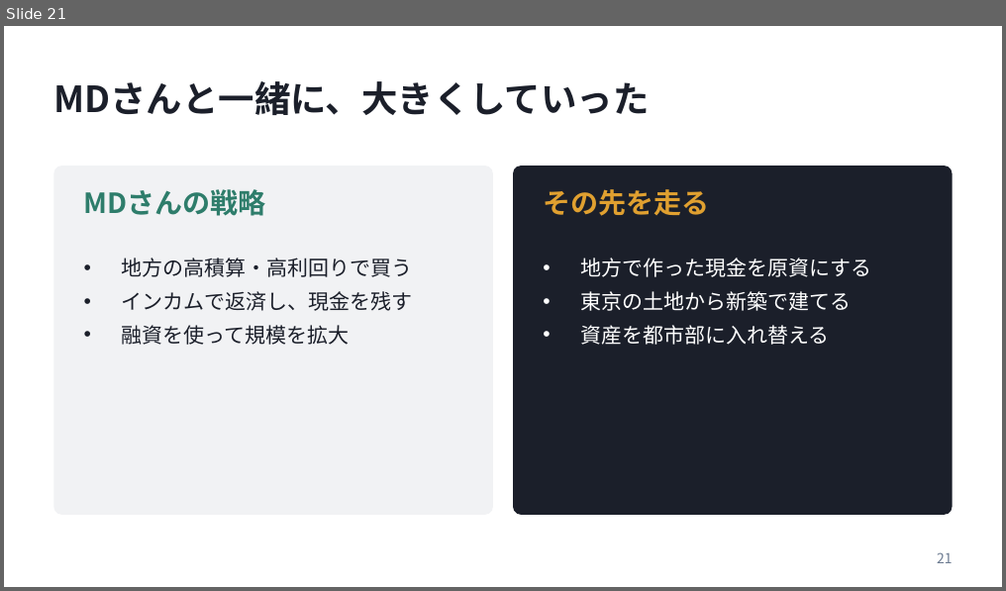
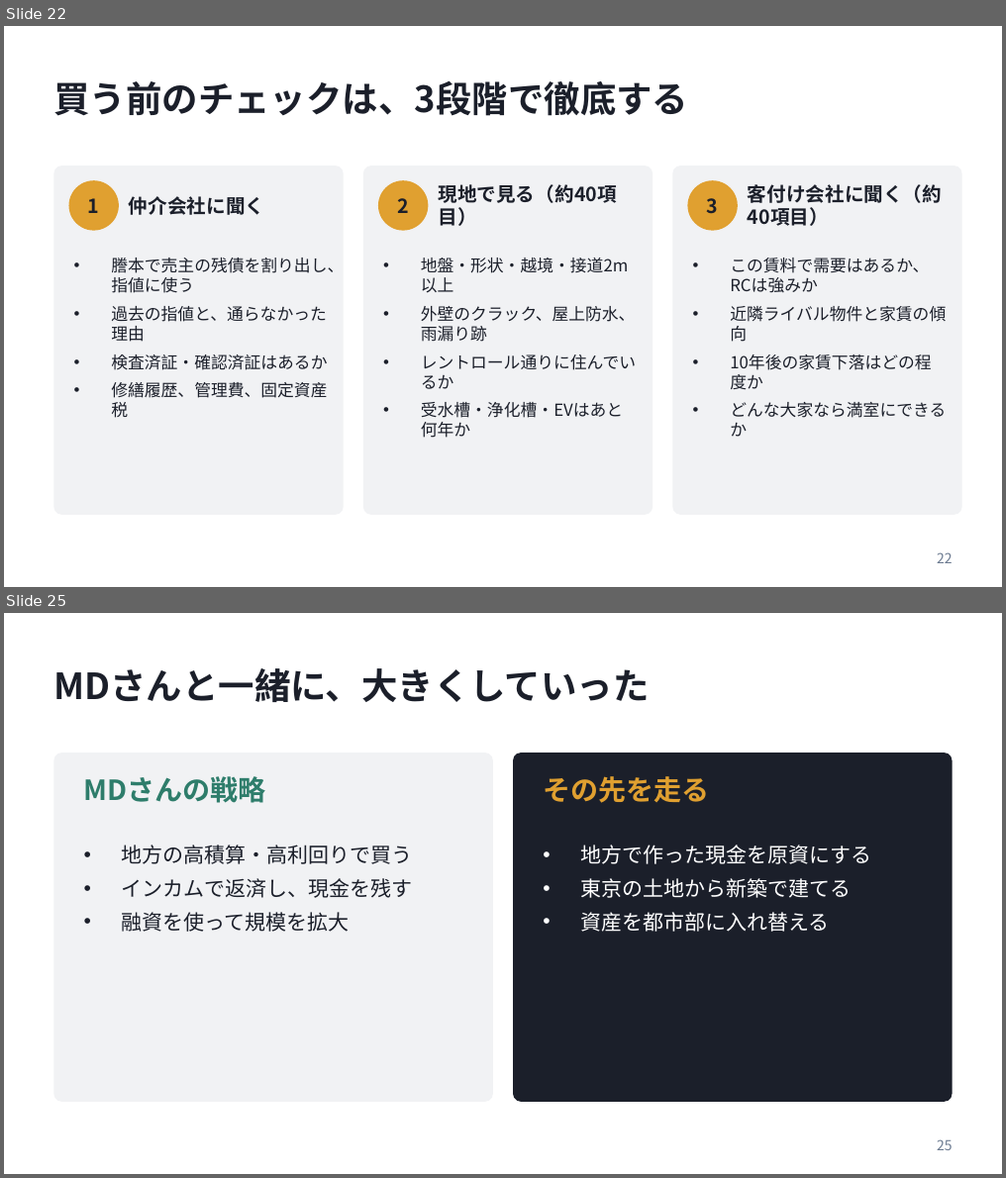
Before and after one commit to daisuke2009/avatars1, a slide deck: presentations/20261023_弱者の戦略_発表資料.pptx. Shown one above the other, each under a label of ours: slide 21 before the commit, slides 22 and 25 after it; the slides between them are not shown. The pictures are 1006x591 and 1006x1178 pixels, drawn with LibreOffice and Linux fonts; fonts in the diff are those of the drawing. Boxes give left, top, right and bottom in pixels: in the first picture for what was removed or moved away, otherwise in the second. Text is boxed around its words. In the diff, an @@ line names an element or a change of style, - is before the commit and + after.

```diff
--- a/presentations/20261023_弱者の戦略_発表資料.pptx
+++ b/presentations/20261023_弱者の戦略_発表資料.pptx
@@ slide 22 added at (x1=4, y1=26, x2=1002, y2=587), background #FFFFFF @@
@@ title added at (x1=54, y1=80, x2=688, y2=116), 26 pt, text #1B1F2A, bold @@
+買う前のチェックは、3段階で徹底する
@@ rounded rectangle added at (x1=54, y1=166, x2=344, y2=515), fill #F1F2F4 @@
@@ rounded rectangle added at (x1=363, y1=166, x2=652, y2=515), fill #F1F2F4 @@
@@ rounded rectangle added at (x1=672, y1=166, x2=962, y2=515), fill #F1F2F4 @@
@@ ellipse added at (x1=69, y1=180, x2=119, y2=231), fill #E0A030 @@
@@ text added at (x1=88, y1=198, x2=100, y2=213), 14 pt, text #1B1F2A, bold @@
+1
@@ text added at (x1=129, y1=196, x2=264, y2=215), 14 pt, text #1B1F2A, bold @@
+仲介会社に聞く
@@ ellipse added at (x1=378, y1=180, x2=428, y2=231), fill #E0A030 @@
@@ text added at (x1=397, y1=198, x2=409, y2=213), 14 pt, text #1B1F2A, bold @@
+2
@@ text added at (x1=438, y1=184, x2=616, y2=203), 14 pt, text #1B1F2A, bold @@
+現地で見る（約40項目）
@@ ellipse added at (x1=687, y1=180, x2=738, y2=231), fill #E0A030 @@
@@ text added at (x1=707, y1=198, x2=719, y2=214), 14 pt, text #1B1F2A, bold @@
+3
@@ text added at (x1=747, y1=184, x2=942, y2=226), 14 pt, text #1B1F2A, bold @@
+客付け会社に聞く（約40項目）
@@ text added at (x1=111, y1=258, x2=344, y2=418), 12 pt, text #1B1F2A @@
+• 謄本で売主の残債を割り出し、指値に使う
+• 過去の指値と、通らなかった理由
+• 検査済証・確認済証はあるか
+• 修繕履歴、管理費、固定資産税
@@ text added at (x1=421, y1=258, x2=636, y2=418), 12 pt, text #1B1F2A @@
+• 地盤・形状・越境・接道2m以上
+• 外壁のクラック、屋上防水、雨漏り跡
+• レントロール通りに住んでいるか
+• 受水槽・浄化槽・EVはあと何年か
@@ text added at (x1=730, y1=258, x2=945, y2=437), 12 pt, text #1B1F2A @@
+• この賃料で需要はあるか、RCは強みか
+• 近隣ライバル物件と家賃の傾向
+• 10年後の家賃下落はどの程度か
+• どんな大家なら満室にできるか
@@ page number added at (x1=937, y1=553, x2=952, y2=564), 10 pt, text #6B7A90 @@
+22
@@ what was slide 21 is now slide 25 @@
@@ page number at (x1=937, y1=1140, x2=952, y2=1151): text changed @@
-21
+25
```
Also in this commit, not shown: 1 slide changed, 4 other slides added, 1 slide removed.
